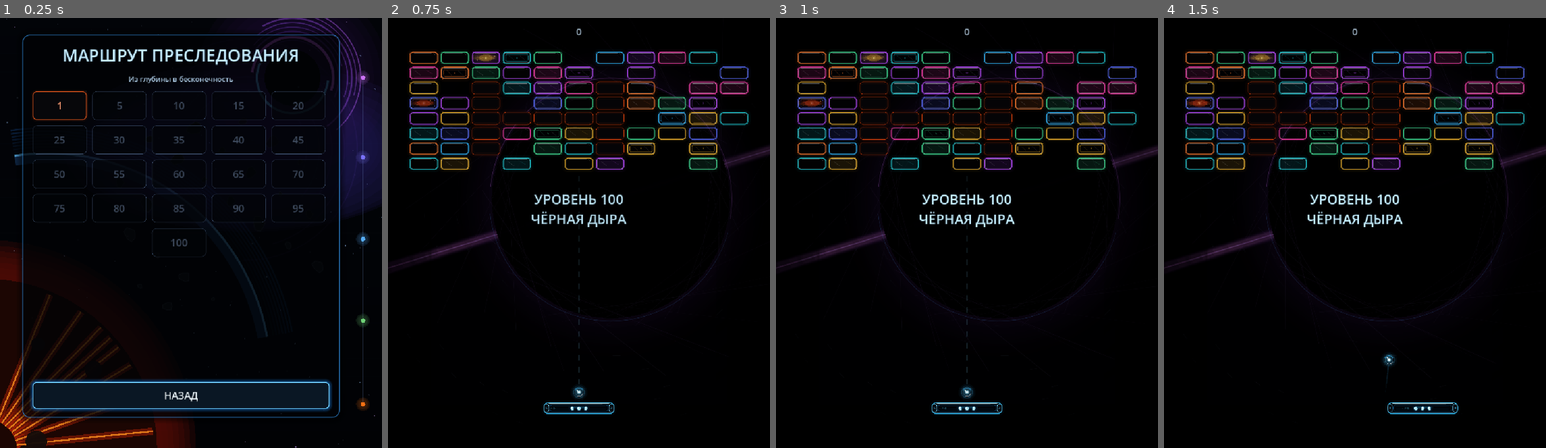
Above: before the commit, frames 1-4 (left to right).
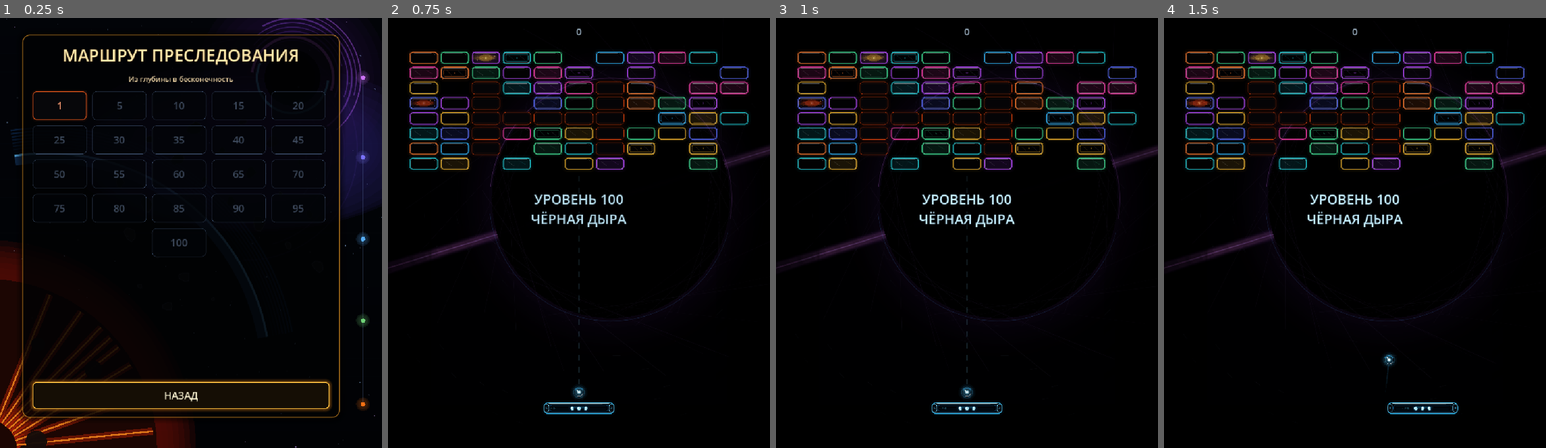
Above: after the commit, the same moments.

Repository: Ardarik421/arkanoid
Game: Godot game, scene res://scenes/level_select.tscn
Same seed, same stepped clock (60 frames per second), same inputs: the game is played once before the commit and once after it. This scene is started directly instead of the project's main scene. Sound files missing from this copy of the repository are replaced by a short silence.
Inputs (mouse positions are in pixels of both pictures, inside the frame that each line leads up to):
- Up to frame 1 (0.25 s): no input
- Up to frame 2 (0.75 s): click "1" at 0.5 s
- Up to frame 3 (1 s): no input
- Up to frame 4 (1.5 s): tap Enter at 1.25 s; move the mouse to (1439, 211) at 1.27 s; hold D (move_right) from 1.28 s (still down); tap Space (launch_ball) at 1.35 s

The runs differ from the first frame. In frame 1, 8.0% of the frame differs, in the area x 5-90%, y 3-94%; in frame 2, nothing differs; in frame 3, nothing differs; in frame 4, nothing differs.

Commit message:
Match level select to gold interface theme

Diff:
--- a/scenes/level_select.tscn
+++ b/scenes/level_select.tscn
@@ -8,12 +8,12 @@
 content_margin_top = 22.0
 content_margin_right = 26.0
 content_margin_bottom = 22.0
-bg_color = Color(0.006, 0.014, 0.028, 0.54)
+bg_color = Color(0.006, 0.010, 0.016, 0.66)
 border_width_left = 2
 border_width_top = 2
 border_width_right = 2
 border_width_bottom = 2
-border_color = Color(0.2, 0.58, 0.92, 0.7)
+border_color = Color(0.88, 0.58, 0.14, 0.72)
 corner_radius_top_left = 18
 corner_radius_top_right = 18
 corner_radius_bottom_right = 18
@@ -22,31 +22,31 @@
 shadow_size = 16
 
 [sub_resource type="StyleBoxFlat" id="StyleBox_back"]
-bg_color = Color(0.018, 0.04, 0.068, 0.9)
+bg_color = Color(0.040, 0.028, 0.012, 0.92)
 border_width_left = 2
 border_width_top = 2
 border_width_right = 2
 border_width_bottom = 2
-border_color = Color(0.28, 0.68, 1, 0.78)
+border_color = Color(0.92, 0.62, 0.16, 0.82)
 corner_radius_top_left = 10
 corner_radius_top_right = 10
 corner_radius_bottom_right = 10
 corner_radius_bottom_left = 10
-shadow_color = Color(0.06, 0.35, 0.65, 0.24)
+shadow_color = Color(0.70, 0.38, 0.06, 0.22)
 shadow_size = 7
 
 [sub_resource type="StyleBoxFlat" id="StyleBox_back_hover"]
-bg_color = Color(0.04, 0.085, 0.13, 0.96)
+bg_color = Color(0.075, 0.052, 0.018, 0.96)
 border_width_left = 2
 border_width_top = 2
 border_width_right = 2
 border_width_bottom = 2
-border_color = Color(0.45, 0.82, 1, 0.98)
+border_color = Color(1, 0.76, 0.26, 0.98)
 corner_radius_top_left = 10
 corner_radius_top_right = 10
 corner_radius_bottom_right = 10
 corner_radius_bottom_left = 10
-shadow_color = Color(0.08, 0.5, 0.9, 0.36)
+shadow_color = Color(0.82, 0.48, 0.08, 0.32)
 shadow_size = 9
 
 [sub_resource type="StyleBoxFlat" id="StyleBox_back_pressed"]
@@ -55,7 +55,7 @@
 border_width_top = 2
 border_width_right = 2
 border_width_bottom = 2
-border_color = Color(0.2, 0.54, 0.82, 0.92)
+border_color = Color(0.82, 0.54, 0.12, 0.92)
 corner_radius_top_left = 10
 corner_radius_top_right = 10
 corner_radius_bottom_right = 10
@@ -94,8 +94,8 @@
 
 [node name="Title" type="Label" parent="Panel/Content"]
 layout_mode = 2
-theme_override_colors/font_color = Color(0.78, 0.93, 1, 1)
-theme_override_colors/font_outline_color = Color(0.025, 0.12, 0.2, 1)
+theme_override_colors/font_color = Color(1, 0.92, 0.68, 1)
+theme_override_colors/font_outline_color = Color(0.22, 0.10, 0.01, 1)
 theme_override_constants/outline_size = 4
 theme_override_font_sizes/font_size = 42
 text = "МАРШРУТ ПРЕСЛЕДОВАНИЯ"
@@ -103,7 +103,7 @@
 
 [node name="Info" type="Label" parent="Panel/Content"]
 layout_mode = 2
-theme_override_colors/font_color = Color(0.68, 0.8, 0.9, 1)
+theme_override_colors/font_color = Color(0.92, 0.82, 0.64, 1)
 theme_override_font_sizes/font_size = 18
 text = "Из глубины в бесконечность"
 horizontal_alignment = 1
@@ -118,10 +118,10 @@
 [node name="BackButton" type="Button" parent="Panel/Content"]
 layout_mode = 2
 custom_minimum_size = Vector2(0, 68)
-theme_override_colors/font_color = Color(0.78, 0.93, 1, 1)
-theme_override_colors/font_hover_color = Color(0.94, 0.98, 1, 1)
-theme_override_colors/font_pressed_color = Color(0.65, 0.86, 1, 1)
-theme_override_colors/font_focus_color = Color(0.94, 0.98, 1, 1)
+theme_override_colors/font_color = Color(1, 0.92, 0.68, 1)
+theme_override_colors/font_hover_color = Color(1, 0.97, 0.84, 1)
+theme_override_colors/font_pressed_color = Color(1, 0.80, 0.32, 1)
+theme_override_colors/font_focus_color = Color(1, 0.97, 0.84, 1)
 theme_override_constants/outline_size = 2
 theme_override_font_sizes/font_size = 25
 theme_override_styles/normal = SubResource("StyleBox_back")
